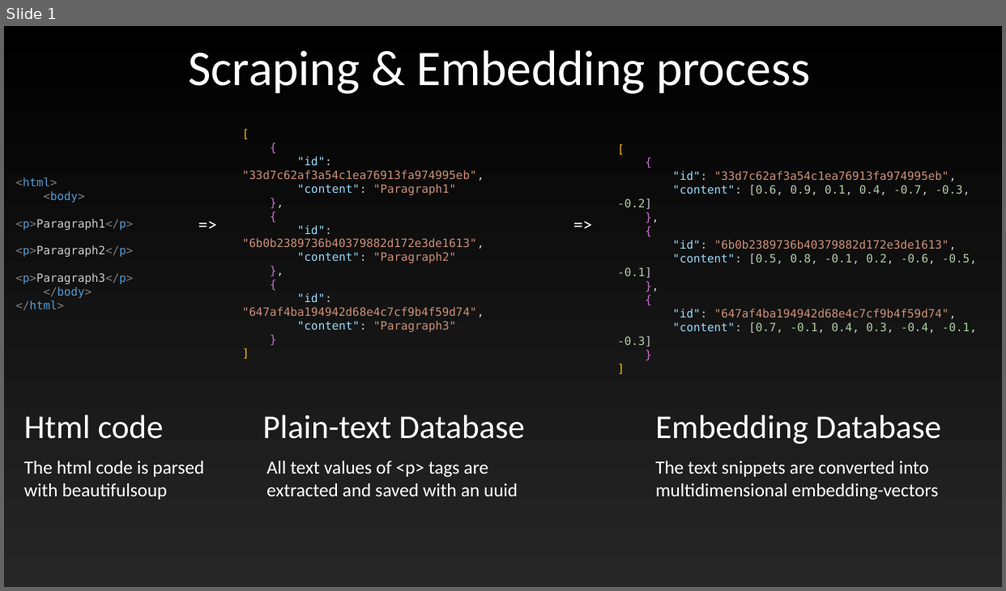
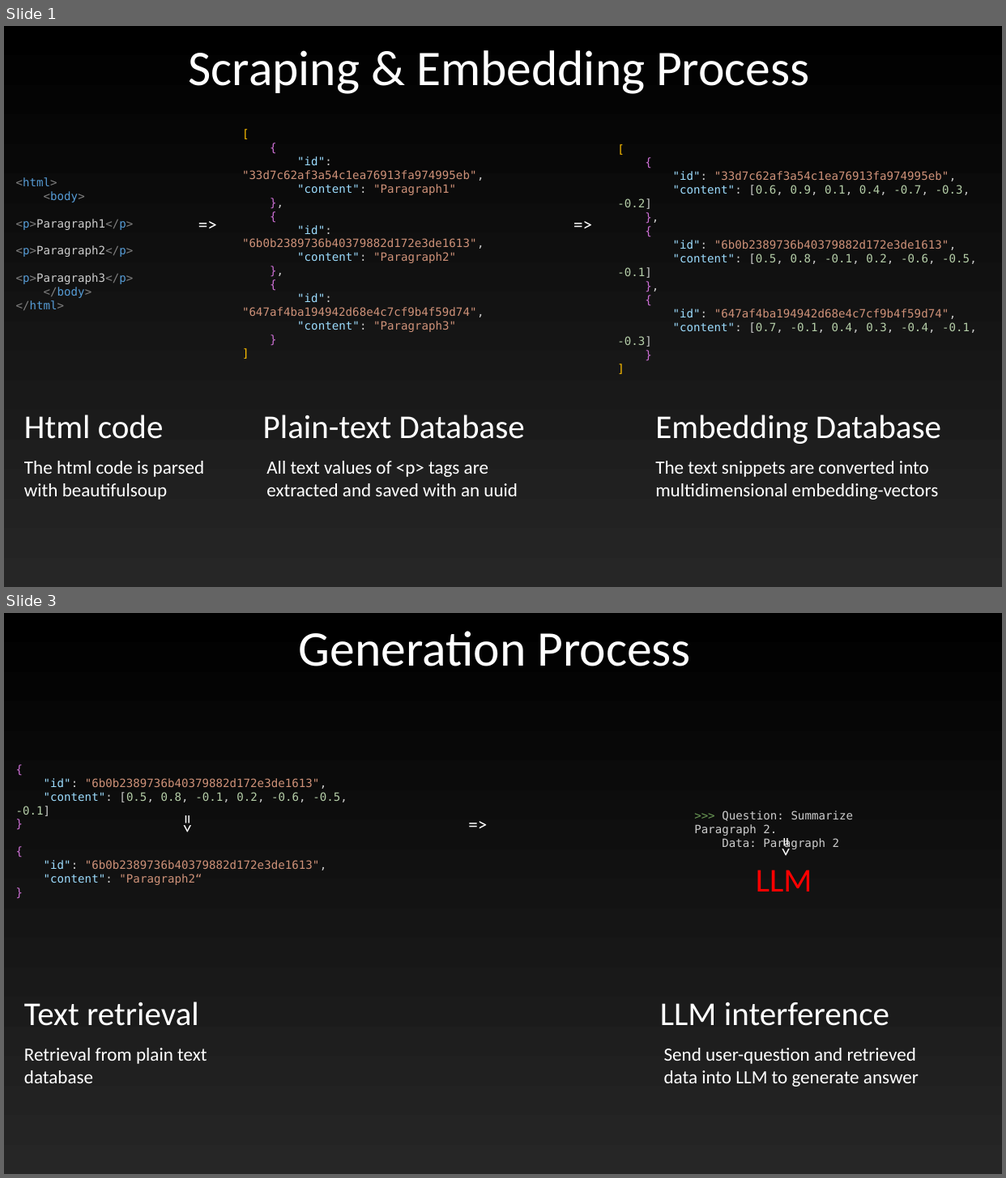
Before and after one commit to Logogistiks/website2llm, a slide deck: images/visualisation.pptx. Shown one above the other, each under a label of ours: slide 1 before the commit, slides 1 and 3 after it; the slides between them are not shown. The pictures are 1006x591 and 1006x1178 pixels, drawn with LibreOffice and Linux fonts; fonts in the diff are those of the drawing. Boxes give left, top, right and bottom in pixels: in the first picture for what was removed or moved away, otherwise in the second. Text is boxed around its words. In the diff, an @@ line names an element or a change of style, - is before the commit and + after.

```diff
--- a/images/visualisation.pptx
+++ b/images/visualisation.pptx
@@ slide 3 added at bbox=[4, 613, 1002, 1174], background gradient #000000 to #262626 @@
@@ text added at bbox=[299, 631, 690, 666], 48 pt, text #FFFFFF @@
+Generation Process
@@ text added at bbox=[16, 778, 347, 885], 11 pt, text #CE9178 @@
+{
+"id": "6b0b2389736b40379882d172e3de1613",
+"content": [0.5, 0.8, -0.1, 0.2, -0.6, -0.5, -0.1]
+}
+{
+"id": "6b0b2389736b40379882d172e3de1613",
+"content": "Paragraph2“
+}
@@ text added at bbox=[173, 807, 203, 841], 18 pt, text #FFFFFF @@
+=>
@@ text added at bbox=[462, 809, 495, 839], 18 pt, text #FFFFFF @@
+=>
@@ text added at bbox=[694, 811, 854, 850], 11 pt, text #CCCCCC @@
+>>> Question: Summarize Paragraph 2.
+Data: Paragraph 2
@@ text added at bbox=[773, 830, 803, 864], 18 pt, text #FFFFFF @@
+=>
@@ text added at bbox=[756, 870, 812, 892], 32 pt, text #FF0000 @@
+LLM
@@ text added at bbox=[24, 1002, 199, 1026], 32 pt, text #FFFFFF @@
+Text retrieval
@@ text added at bbox=[660, 1002, 889, 1026], 32 pt, text #FFFFFF @@
+LLM interference
@@ text added at bbox=[24, 1048, 206, 1084], 18 pt, text #FFFFFF @@
+Retrieval from plain text database
@@ text added at bbox=[664, 1048, 918, 1087], 18 pt, text #FFFFFF @@
+Send user-question and retrieved data into LLM to generate answer
@@ slide 1 changed as well @@
@@ text at bbox=[189, 50, 809, 94]: text changed @@
-Scraping & Embedding process
+Scraping & Embedding Process
```
Also in this commit, not shown: 1 other slide added, 3 other files.
